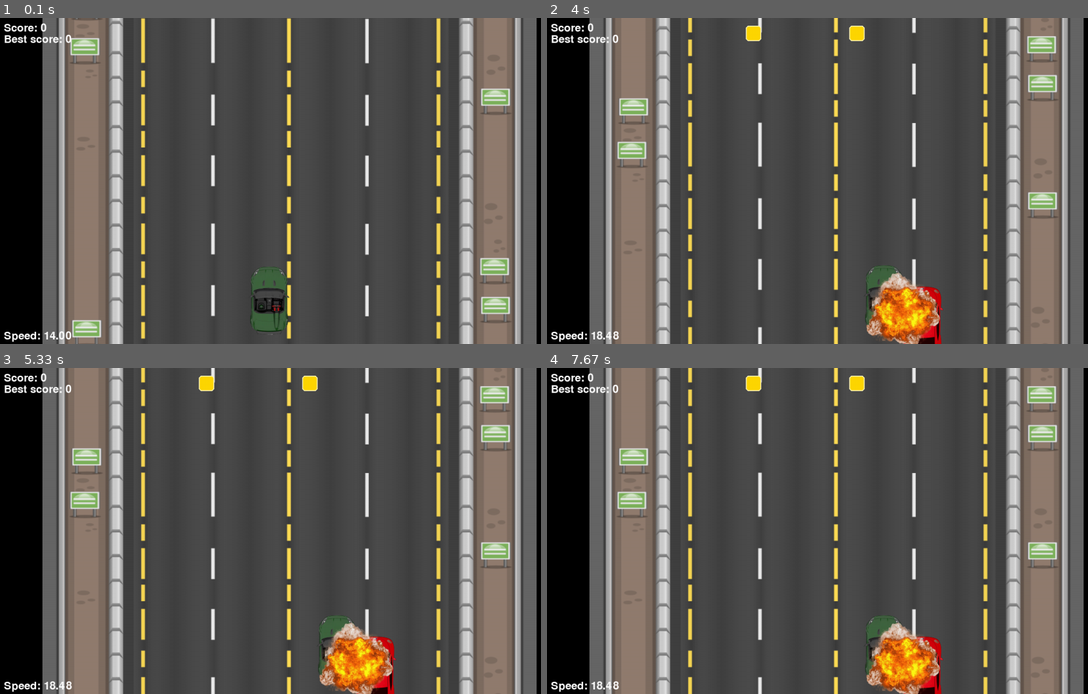
Above: before the commit, frames 1-4 (two rows, left to right).
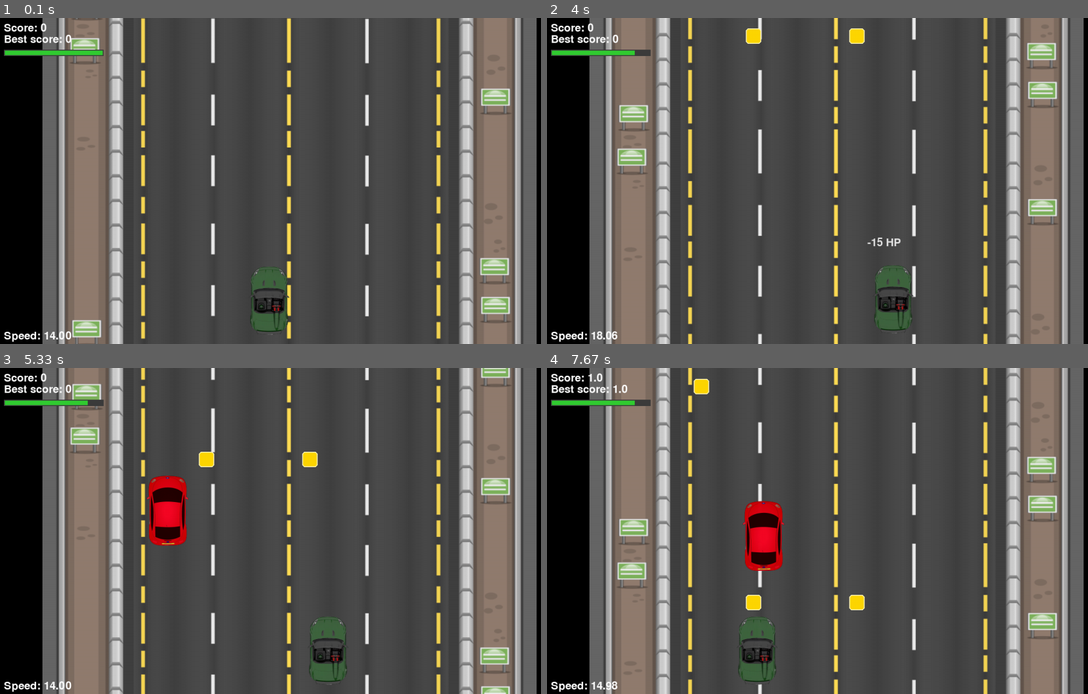
Above: after the commit, the same moments.

Repository: KidIsKing/TheFastestCar
Game: pygame game, started from racing_game_oop.py
Two runs of this game, one before a commit and one after it. Both use one fixed random seed, a clock stepped at 60 frames per second and the inputs below.
Inputs:
- Up to frame 1 (0.1 s): no input
- Up to frame 2 (4 s): hold Right 0.33-0.8 s; hold Up 0.83-1.13 s; hold Right 1.17-1.63 s; hold Left 1.67-2.2 s; hold Down 2.23-2.53 s; hold Left 2.57-2.97 s; hold Up 3-3.37 s; hold Right from 3.4 s (still down)
- Up to frame 3 (5.33 s): release Right at 4.03 s; hold Down 4.07-4.43 s; hold Left 4.47-4.93 s; hold Right from 4.97 s (still down)
- Up to frame 4 (7.67 s): release Right at 5.43 s; hold Up 5.47-5.77 s; hold Right 5.8-6.27 s; hold Left 6.3-6.83 s; hold Down 6.87-7.17 s; hold Left 7.2-7.6 s; hold Up from 7.63 s (still down)

The runs differ from the first frame. In frame 1, 0.4% of the frame differs, in the area x 0-20%, y 9-12%; in frame 2, 7.7%; in frame 3, 10%; in frame 4, 12%, in the area x 0-95%, y 1-100%.

Commit message:
collisia

Diff:
--- a/racing_game_oop.py
+++ b/racing_game_oop.py
@@ -53,6 +53,39 @@
         return self.bag.pop()
 
 
+class FloatingText:
+    def __init__(self, text, pos, color=(255, 255, 255), lifespan=900, rise=36):
+        self.text = str(text)
+        self.start_x, self.start_y = int(pos[0]), int(pos[1])
+        self.color = color
+        self.lifespan = lifespan
+        self.rise = rise
+        self.start_time = pygame.time.get_ticks()
+        self.dead = False
+
+    def update(self):
+        now = pygame.time.get_ticks()
+        elapsed = now - self.start_time
+        if elapsed >= self.lifespan:
+            self.dead = True
+            return
+        self.progress = elapsed / float(self.lifespan)
+
+    def draw(self, surface, font):
+        if self.dead:
+            return
+        # позиция поднимается, альфа плавно уменьшается
+        y = int(self.start_y - self.rise * self.progress)
+        alpha = int(255 * (1.0 - self.progress))
+        text_surf = font.render(self.text, True, self.color)
+        try:
+            text_surf.set_alpha(alpha)
+        except Exception:
+            pass
+        x = int(self.start_x - text_surf.get_width() // 2)
+        surface.blit(text_surf, (x, y))
+
+
 class Player:
     def __init__(self):
         image = pygame.image.load(ASSETS["player"])
@@ -64,12 +97,26 @@
         self.start_x = WIDTH // 2 - 90
         self.start_y = HEIGHT - self.rect.height - 20
         self.current_y = float(self.start_y)
+        # здоровье и хитбокс
+        self.max_health = 100
+        self.health = self.max_health
+        # хитбокс меньше спрайта для более честных столкновений
+        hb_w = int(self.rect.width * 0.7)
+        hb_h = int(self.rect.height * 0.6)
+        self.hitbox_offset_x = (self.rect.width - hb_w) // 2
+        self.hitbox_offset_y = (self.rect.height - hb_h) // 2
+        self.hitbox = pygame.Rect(self.rect.x + self.hitbox_offset_x,
+                      self.rect.y + self.hitbox_offset_y,
+                      hb_w, hb_h)
         self.reset()
 
     def reset(self):
         self.rect.x = self.start_x
         self.rect.y = self.start_y
         self.current_y = float(self.start_y)
+        self.health = self.max_health
+        self.hitbox.topleft = (self.rect.x + self.hitbox_offset_x,
+                                self.rect.y + self.hitbox_offset_y)
 
     def update(self, keys):
         if keys[pygame.K_LEFT] or keys[pygame.K_a]:
@@ -79,6 +126,9 @@
 
         self.rect.left = max(self.rect.left, WIDTH // 2 - 450 + 20)
         self.rect.right = min(self.rect.right, WIDTH // 2 + 450 - 20)
+        # обновить позицию хитбокса
+        self.hitbox.topleft = (self.rect.x + self.hitbox_offset_x,
+                    self.rect.y + self.hitbox_offset_y)
 
     def update_vertical_position(self, target_y, smoothing):
         self.current_y += (target_y - self.current_y) * smoothing
@@ -86,7 +136,8 @@
 
     def draw(self, surface):
         surface.blit(self.image, self.rect)
-
+        # отладка: рисовать хитбокс (закомментировать в финале)
+        # pygame.draw.rect(surface, (0,255,0), self.hitbox, 1)  # пример рисования хитбокса
 
 class Enemy:
     def __init__(self, image, x, y, speed, left_bound, right_bound, rng):
@@ -106,6 +157,16 @@
             pygame.time.get_ticks() + self.rng.randint(1200, 2600)
         )
         self.scored = False
+        # хитбокс меньше спрайта для более честных столкновений
+        hb_w = int(self.rect.width * 0.8)
+        hb_h = int(self.rect.height * 0.85)
+        self.hitbox_offset_x = (self.rect.width - hb_w) // 2
+        self.hitbox_offset_y = (self.rect.height - hb_h) // 2
+        self.hitbox = pygame.Rect(self.rect.x + self.hitbox_offset_x,
+                      self.rect.y + self.hitbox_offset_y,
+                      hb_w, hb_h)
+        # базовый урон
+        self.base_damage = 8 + int(self.speed)
 
     def update(self, world_speed=0):
         self.rect.y += self.speed + world_speed
@@ -121,6 +182,9 @@
         self.drift_speed += (self.drift_target_speed - self.drift_speed) * 0.6
         self.float_x += self.drift_speed
         self.rect.x = int(round(self.float_x))
+        # обновить позицию хитбокса
+        self.hitbox.topleft = (self.rect.x + self.hitbox_offset_x,
+                       self.rect.y + self.hitbox_offset_y)
 
         if self.rect.left <= self.left_bound:
             self.rect.left = self.left_bound
@@ -133,9 +197,18 @@
 
     def draw(self, surface):
         surface.blit(self.image, self.rect)
-
+        # отладка: хитбокс врага
+        # pygame.draw.rect(surface, (255,0,0), self.hitbox, 1)  # пример рисования хитбокса врага
     def is_off_screen(self):
         return self.rect.top > HEIGHT + self.rect.height
+
+    def compute_damage(self):
+        # гауссов урон вокруг base_damage, с ограничением
+        mean = float(self.base_damage)
+        std = max(1.0, mean * 0.15)
+        dmg = int(round(self.rng.gauss(mean, std)))
+        dmg = max(1, min(dmg, int(mean * 2)))
+        return dmg
 
 
 class Bonus:
@@ -193,6 +266,9 @@
         self.spawn_rng = random.Random(self.master_rng.randrange(2**32))
         self.enemy_rng = random.Random(self.master_rng.randrange(2**32))
         self.bonus_rng = random.Random(self.master_rng.randrange(2**32))
+        # шрифт UI и временные плавающие надписи
+        self.ui_font = pygame.font.SysFont(None, 36)
+        self.floating_texts = []
 
         fire_image = pygame.image.load(ASSETS["fire"])
         self.fire_image = pygame.transform.smoothscale(
@@ -268,6 +344,10 @@
             )
         )
 
+    def spawn_floating_text(self, text, pos, color=(255, 255, 255), lifespan=900):
+        ft = FloatingText(text, pos, color=color, lifespan=lifespan)
+        self.floating_texts.append(ft)
+
     def spawn_enemy_group(self):
         spawn_count = self.get_spawn_count()
         for _ in range(spawn_count):
@@ -365,14 +445,59 @@
             self.spawn_bonus_group()
             self.last_bonus_spawn_time = now
 
-        for enemy in self.enemies:
+        for enemy in list(self.enemies):
             enemy.update(self.player_speed)
 
-        for bonus in self.bonuses:
+        for bonus in list(self.bonuses):
             bonus.update(self.player_speed)
+
+        # обработка столкновений с врагами -> нанести урон; удалить врага при попадании
+        collision_enemy = self.get_collision_enemy()
+        if collision_enemy is not None:
+            dmg = collision_enemy.compute_damage()
+            self.player.health -= dmg
+            # удалить врага, который врезался в игрока
+            if collision_enemy in self.enemies:
+                self.enemies.remove(collision_enemy)
+            # плавающий текст для урона (спавн на 50px выше капота, чтобы было видно)
+            self.spawn_floating_text(
+                f"-{dmg} HP",
+                (self.player.rect.centerx, self.player.rect.top - 56),
+                (255, 255, 255),
+            )
+            # показать небольшой эффект попадания
+            impact_x = (self.player.rect.centerx + collision_enemy.rect.centerx) // 2
+            impact_y = (self.player.rect.centery + collision_enemy.rect.centery) // 2
+            self.display.blit(self.fire_image, self.fire_image.get_rect(center=(impact_x, impact_y)))
+            pygame.display.flip()
+            pygame.time.delay(120)
+            if self.player.health <= 0:
+                # фатально - пауза и сброс
+                self.show_crash_effect_and_pause(collision_enemy)
+
+        # собрать бонусы
+        collision_bonus = self.get_collision_bonus()
+        if collision_bonus is not None:
+            score_inc, heal = self.collect_bonus(collision_bonus)
+            self.spawn_floating_text(
+                f"+{heal} HP",
+                (self.player.rect.centerx, self.player.rect.top - 72),
+                (255, 255, 255),
+            )
+            self.spawn_floating_text(
+                f"+{score_inc}",
+                (self.player.rect.centerx, self.player.rect.top - 44),
+                (255, 255, 255),
+            )
 
         self.enemies = [enemy for enemy in self.enemies if not enemy.is_off_screen()]
         self.bonuses = [bonus for bonus in self.bonuses if not bonus.is_off_screen()]
+
+        # обновить плавающие надписи и удалить устаревшие
+        for ft in list(self.floating_texts):
+            ft.update()
+            if ft.dead:
+                self.floating_texts.remove(ft)
 
     def draw(self):
         self.display.fill((0, 0, 0))
@@ -386,6 +511,11 @@
 
         self.player.draw(self.display)
         self.show_score_and_speed()
+
+        # рисовать плавающие надписи последними (поверх всех сущностей)
+        for ft in self.floating_texts:
+            ft.draw(self.display, self.ui_font)
+
         pygame.display.flip()
 
     def get_collision_enemy(self):
@@ -434,8 +564,17 @@
     def collect_bonus(self, bonus):
         if bonus in self.bonuses:
             self.bonuses.remove(bonus)
-            self.score += 5 + int(self.player_speed // 5)
+            # очки + лечение
+            score_gain = 5 + int(self.player_speed // 5)
+            self.score += score_gain
             self.best_score = max(self.score, self.best_score)
+            # лечение с небольшим гауссовским разбросом
+            heal = int(round(self.bonus_rng.gauss(20.0, 5.0)))
+            heal = max(5, min(heal, 40))
+            self.player.health = min(self.player.max_health, self.player.health + heal)
+            return score_gain, heal
+
+        return 0, 0
 
     def show_score_and_speed(self):
         font = pygame.font.SysFont(None, 36)
@@ -444,6 +583,15 @@
         self.display.blit(score_text, (10, 10))
         self.display.blit(best_score_text, (10, 35))
 
+        # полоса здоровья
+        hb_x = 10
+        hb_y = 70
+        hb_w = 220
+        hb_h = 14
+        pygame.draw.rect(self.display, (60, 60, 60), (hb_x, hb_y, hb_w, hb_h))
+        health_ratio = max(0.0, min(1.0, self.player.health / self.player.max_health))
+        pygame.draw.rect(self.display, (50, 205, 50), (hb_x + 2, hb_y + 2, int((hb_w - 4) * health_ratio), hb_h - 4))
+
         speed_text = font.render(f"Speed: {self.player_speed * 7:.2f}", True, (255, 255, 255))
         self.display.blit(speed_text, (10, HEIGHT - 30))
 
@@ -452,14 +600,7 @@
             self.handle_events()
             self.update()
             self.draw()
-
-            crash_enemy = self.get_collision_enemy()
-            if crash_enemy is not None:
-                self.show_crash_effect_and_pause(crash_enemy)
-
-            bonus = self.get_collision_bonus()
-            if bonus is not None:
-                self.collect_bonus(bonus)
+            # коллизии обрабатываются внутри update(): урон, смерть и сбор бонусов
 
             self.clock.tick(FPS)
 
